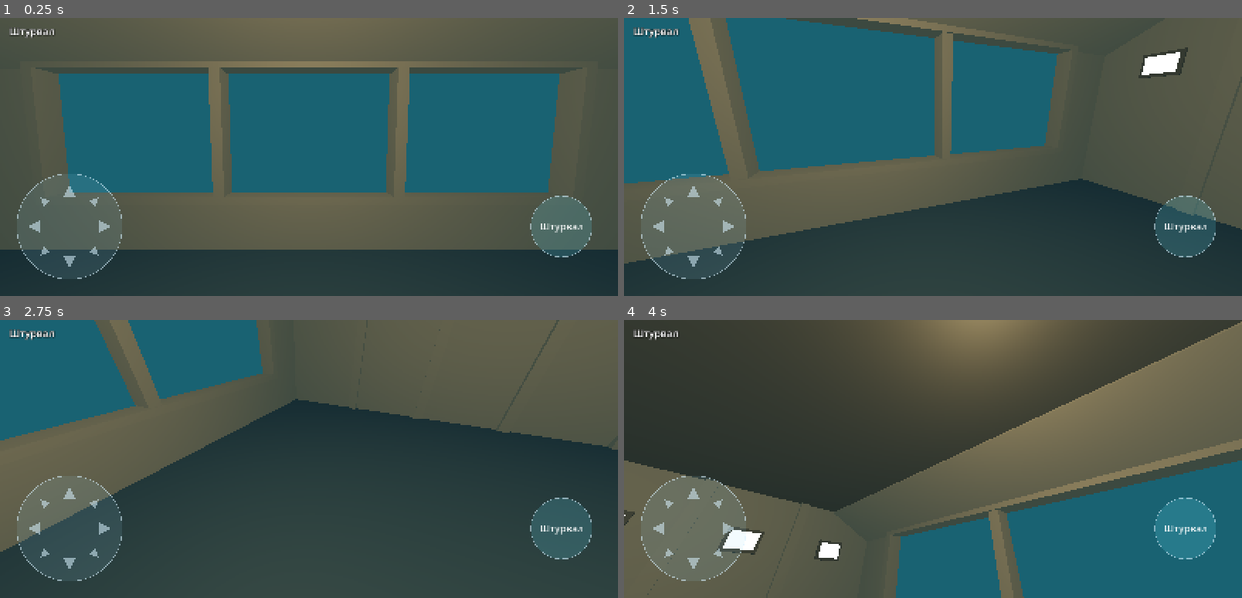
Above: before the commit, frames 1-4 (two rows, left to right).
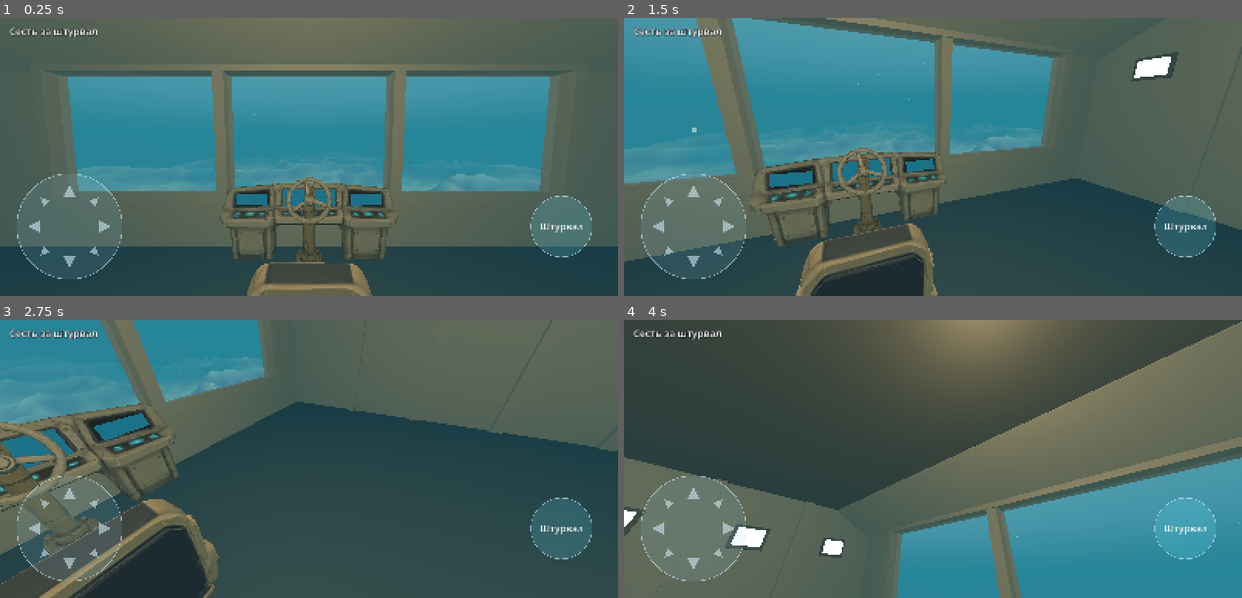
Above: after the commit, the same moments.

Repository: garrimajo5/DeepDive
Game: Godot game, scene res://scenes/main.tscn
Same seed, same stepped clock (60 frames per second), same inputs: the game is played once before the commit and once after it.
Inputs (mouse positions are in pixels of both pictures, inside the frame that each line leads up to):
- Up to frame 1 (0.25 s): no input
- Up to frame 2 (1.5 s): tap Enter at 0.5 s; move the mouse to (1068, 143) at 0.52 s; click (1068, 143) at 0.67 s; tap Space at 1.25 s; drag from (809, 170) to (902, 212) at 1.27 s
- Up to frame 3 (2.75 s): tap Enter at 2 s; move the mouse to (370, 397) at 2.02 s; click (370, 397) at 2.17 s
- Up to frame 4 (4 s): tap Space at 2.75 s; drag from (902, 514) to (747, 417) at 2.77 s; tap Enter at 3.5 s; move the mouse to (1118, 500) at 3.52 s; click (1118, 500) at 3.67 s

The runs differ from the first frame. In frame 1, 38% of the frame differs, in the area x 0-100%, y 3-100%; in frame 2, 37%; in frame 3, 20%; in frame 4, 22%.

Commit message:
Проба: модели на мостике, штурвал, ход корабля и отмель
Модели MOD-001…004 прямо из GLB, пост «Сесть за штурвал» (ход, поворот, всплыть/вниз,
колесо крутится, «Встать» за креслом), отмель за окном: дно как в браузере, лёд, морской
снег, туман и свет по глубине. Слои света: отмель и корабль изнутри.

Co-Authored-By: Claude Opus 5.5 <noreply@anthropic.com>
Claude-Session: https://claude.ai/code/session_01S9qQDZKo2kpR8atq12Q23F

Diff:
--- /dev/null
+++ b/scripts/core/bridge_props.gd
@@ -0,0 +1,71 @@
+class_name BridgeProps
+## Модели художника на мостике (MOD-001…004, Meshy по ART-002, GLB в models/): кресло пилота, корпус голостола,
+## стойка и колесо штурвала, пульт пилота с тремя экранами. Опорная точка — центр основания на полу;
+## у колеса — центр ступицы, лицом к пилоту (+Z). Места — как в pogrujenie (`Core/BridgeProps.cs`), x тот же (модели на оси).
+
+const WHEEL := "shturval-koleso"
+const STAND := "shturval-stoyka"
+const CHAIR := "kreslo-pilota"
+const TABLE := "golostol-korpus"
+const CONSOLE := "pult-pilota"
+const SCREENS := "pult-ekrany"
+
+## Штурвал: центр колеса и наклон к пилоту (градусы вокруг x), чтобы из кресла был виден обод.
+const WHEEL_Y := 0.95
+const WHEEL_Z := -5.25
+const WHEEL_TILT := -20.0
+## Колесо поворачивается вслед за штурвалом: градусов на единицу поворота (Helm.Ship.turn −1…1).
+const WHEEL_TURN_DEG := 80.0
+## Вал стойки в модели: высота оси и передний торец (м, до масштаба); полутолщина колеса.
+const SHAFT_Y := 0.7125
+const SHAFT_FRONT := 0.137
+const WHEEL_HALF_DEPTH := 0.083
+const STAND_SCALE_Y := WHEEL_Y / SHAFT_Y
+const STAND_Z := WHEEL_Z - WHEEL_HALF_DEPTH - SHAFT_FRONT
+
+const CHAIR_Z := -3.95
+const TABLE_Z := -1.2
+
+## Пульт MOD-004: 2,5 × 1,42 × 0,65 м вплотную к носовой стене. Окно в игре начинается с 0,8 м, поэтому пульт ниже
+## концепта (×0,74), а по глубине ужат (×0,75), чтобы не задевать колесо; стойка штурвала — в проёме между тумбами.
+const CONSOLE_H := 1.42
+const CONSOLE_D := 0.65
+const CONSOLE_SY := 0.74
+const CONSOLE_SZ := 0.75
+const CONSOLE_Z := Deck.NOSE_INNER + CONSOLE_D * CONSOLE_SZ / 2.0
+const CONSOLE_FRONT := Deck.NOSE_INNER + CONSOLE_D * CONSOLE_SZ
+const CONSOLE_TOP := CONSOLE_H * CONSOLE_SY
+## Экраны пульта светятся ровным голубым, пока на них ничего не рисуем.
+const SCREEN_GLOW := Color(0.06, 0.26, 0.32)
+
+
+## Модель на мостике: имя файла в models/, подпись, место и масштаб.
+class Prop:
+	var model: String
+	var label: String
+	var pos: Vector3
+	var scale: Vector3
+
+	func _init(m: String, l: String, p: Vector3, s: Vector3 = Vector3.ONE) -> void:
+		model = m
+		label = l
+		pos = p
+		scale = s
+
+	func path() -> String:
+		return "res://models/%s.glb" % model
+
+
+## Неподвижные модели (колесо ставится отдельно на узел штурвала).
+static func fixed() -> Array[Prop]:
+	return [
+		Prop.new(CHAIR, "Кресло пилота", Vector3(0, 0, CHAIR_Z)),
+		Prop.new(TABLE, "Голостол сонара", Vector3(0, 0, TABLE_Z)),
+		Prop.new(STAND, "Стойка штурвала", Vector3(0, 0, STAND_Z), Vector3(1, STAND_SCALE_Y, 1)),
+		Prop.new(CONSOLE, "Пульт пилота", Vector3(0, 0, CONSOLE_Z), Vector3(1, CONSOLE_SY, CONSOLE_SZ)),
+		Prop.new(SCREENS, "Экраны пульта", Vector3(0, 0, CONSOLE_Z), Vector3(1, CONSOLE_SY, CONSOLE_SZ)),
+	]
+
+
+static func wheel() -> Prop:
+	return Prop.new(WHEEL, "Колесо штурвала", Vector3(0, WHEEL_Y, WHEEL_Z))
--- a/scripts/core/deck.gd
+++ b/scripts/core/deck.gd
@@ -7,9 +7,18 @@
 const BRIDGE_MAX := Vector2(5.0, 2.0)
 const CEILING := 3.2
 const NOSE_INNER := -5.9
+## Пилот в кресле: глаз над сиденьем, взгляд прямо на нос (в кадре рама окна и штурвал).
+const SEAT_Z := -4.3
+const SEAT_EYE := 1.62
+## Встав из кресла, игрок оказывается за ним, лицом к носу, как на старте (замечание тестера в pogrujenie).
+const STAND_Z := -3.0
+## Угол обзора по вертикали, как в браузере (js/game.js): 72° в альбомной.
+const FOV := 72.0
 
-## Препятствия на полу мостика: центр (x, z) и радиус. Голостол сонара — круг ~1,2 м.
-const OBSTACLES: Array = [[Vector2(0.0, -1.2), 0.75]]
+## Препятствия на полу мостика: центр (x, z) и радиус. Голостол сонара (Ø 2,2 м внизу, сужается кверху) и кресло пилота.
+const OBSTACLES: Array = [[Vector2(0.0, -1.2), 0.75], [Vector2(0.0, -3.95), 0.4]]
+## Пульт пилота со штурвалом у носовой стены: x −1,3…1,3, от стены до z −5,1 (колесо на z −5,25).
+const CONSOLE_RECT := Rect2(-1.3, -6.0, 2.6, 0.9)
 
 
 ## Пост кнопки действия: точка на полу, радиус, подпись.
@@ -34,12 +43,14 @@
 	for o in OBSTACLES:
 		if Vector2(x, z).distance_to(o[0]) < float(o[1]) + radius:
 			return false
+	if CONSOLE_RECT.grow(radius).has_point(Vector2(x, z)):
+		return false
 	return true
 
 
-## Посты мостика. Штурвал: стоя у кресла пилота.
+## Посты мостика. Штурвал: подойти к креслу пилота.
 static func posts() -> Array[Post]:
-	return [Post.new("helm", Vector2(0.0, -3.6), 1.0, "Штурвал")]
+	return [Post.new("helm", Vector2(0.0, SEAT_Z), 1.7, "Сесть за штурвал")]
 
 
 ## Ближайший пост, в радиус которого попал игрок, или null.
@@ -64,14 +75,14 @@
 	const LOOK_SENS := 0.0055  ## радиан на «точку» экрана (1/160 дюйма), как в браузере
 
 	var x := 0.0
-	var z := -3.0
+	var z := STAND_Z
 	var yaw := 0.0
 	var pitch := -0.08
 	var stand: Callable = Deck.can_stand
 
 	func reset() -> void:
 		x = 0.0
-		z = -3.0
+		z = STAND_Z
 		yaw = 0.0
 		pitch = -0.08
 
@@ -96,3 +107,23 @@
 	func look(d: Vector2) -> void:
 		yaw = wrapf(yaw - d.x * LOOK_SENS, -PI, PI)
 		pitch = clampf(pitch - d.y * LOOK_SENS, -MAX_PITCH, MAX_PITCH)
+
+
+## Кто за штурвалом. Сесть — взгляд прямо на нос; встать — за креслом, лицом к носу.
+class Pilot:
+	var seated := false
+
+	func sit(w: Walker) -> void:
+		seated = true
+		w.yaw = 0.0
+		w.pitch = 0.0
+
+	func stand(w: Walker) -> void:
+		seated = false
+		w.reset()
+
+	## Глаз игрока в осях корабля.
+	func eye(w: Walker) -> Vector3:
+		if seated:
+			return Vector3(0.0, SEAT_EYE, SEAT_Z)
+		return Vector3(w.x, Walker.EYE, w.z)
--- a/scripts/game/bridge_view.gd
+++ b/scripts/game/bridge_view.gd
@@ -1,16 +1,34 @@
 class_name BridgeView
 extends Node3D
-## Рисует оболочку мостика из BridgePlan: все бруски одной краски — одна поверхность меша,
-## на весь мостик один MeshInstance3D (5 поверхностей, 5 вызовов отрисовки). Плафоны светятся.
+## Рисует мостик: оболочку из BridgePlan (бруски одной краски — одна поверхность меша, на всю оболочку
+## один MeshInstance3D), стекло носового окна и модели художника из BridgeProps (GLB прямо из models/).
+## Всё на слое корабля: свет сквозь лёд его не освещает, только плафоны.
 
 var mesh_instance: MeshInstance3D
+var props := {}        ## имя модели → узел
+var wheel_mount: Node3D  ## узел штурвала (наклон к пилоту), колесо — его дочерняя модель
+var wheel: Node3D
 
 
 func _ready() -> void:
 	mesh_instance = MeshInstance3D.new()
 	mesh_instance.name = "Оболочка"
 	mesh_instance.mesh = build_mesh()
+	mesh_instance.layers = OceanView.LAYER_SHIP
 	add_child(mesh_instance)
+	_add_glass()
+	for p in BridgeProps.fixed():
+		props[p.model] = _add_model(p, self)
+	wheel_mount = Node3D.new()
+	wheel_mount.name = "Штурвал"
+	wheel_mount.position = BridgeProps.wheel().pos
+	wheel_mount.rotation_degrees.x = BridgeProps.WHEEL_TILT
+	add_child(wheel_mount)
+	var wp := BridgeProps.wheel()
+	wp.pos = Vector3.ZERO
+	wheel = _add_model(wp, wheel_mount)
+	props[BridgeProps.WHEEL] = wheel
+	_light_screens(props[BridgeProps.SCREENS])
 	# тёплый свет плафонов: две лампы под потолком вдоль мостика
 	for z in [-3.5, 0.0]:
 		var l := OmniLight3D.new()
@@ -18,7 +36,55 @@
 		l.light_energy = 0.9
 		l.omni_range = 7.5
 		l.position = Vector3(0, 2.8, z)
+		l.light_cull_mask = OceanView.LAYER_SHIP
 		add_child(l)
+
+
+## Поворот колеса вслед за штурвалом: turn −1…1 (вправо — по часовой, если смотреть из кресла).
+func set_wheel_turn(turn: float) -> void:
+	if wheel:
+		wheel.rotation_degrees.z = -turn * BridgeProps.WHEEL_TURN_DEG
+
+
+func _add_model(p: BridgeProps.Prop, parent: Node3D) -> Node3D:
+	var scene: PackedScene = load(p.path())
+	var n: Node3D = scene.instantiate()
+	n.name = p.label
+	n.position = p.pos
+	n.scale = p.scale
+	parent.add_child(n)
+	for mi in n.find_children("*", "MeshInstance3D", true, false):
+		(mi as MeshInstance3D).layers = OceanView.LAYER_SHIP
+	return n
+
+
+## Экраны пульта светятся ровным голубым (пока на них ничего не рисуем).
+func _light_screens(n: Node3D) -> void:
+	var m := StandardMaterial3D.new()
+	m.albedo_color = BridgeProps.SCREEN_GLOW
+	m.emission_enabled = true
+	m.emission = BridgeProps.SCREEN_GLOW
+	m.emission_energy_multiplier = 1.1
+	for mi in n.find_children("*", "MeshInstance3D", true, false):
+		(mi as MeshInstance3D).material_override = m
+
+
+## Стекло носового окна: едва заметный бирюзовый отлив, чтобы было видно, что окно застеклено.
+func _add_glass() -> void:
+	var g := MeshInstance3D.new()
+	g.name = "Стекло окна"
+	var q := QuadMesh.new()
+	q.size = Vector2(2 * BridgePlan.WINDOW_HALF, BridgePlan.WINDOW_TOP - BridgePlan.WINDOW_BOTTOM)
+	g.mesh = q
+	var m := StandardMaterial3D.new()
+	m.albedo_color = Color(0.6, 0.85, 0.9, 0.07)
+	m.transparency = BaseMaterial3D.TRANSPARENCY_ALPHA
+	m.shading_mode = BaseMaterial3D.SHADING_MODE_UNSHADED
+	m.cull_mode = BaseMaterial3D.CULL_DISABLED
+	g.material_override = m
+	g.position = Vector3(0, (BridgePlan.WINDOW_TOP + BridgePlan.WINDOW_BOTTOM) / 2.0, BridgePlan.NOSE_INNER - 0.05)
+	g.layers = OceanView.LAYER_SHIP
+	add_child(g)
 
 
 static func build_mesh() -> ArrayMesh:
--- a/scripts/game/main.gd
+++ b/scripts/game/main.gd
@@ -1,9 +1,15 @@
 class_name Main
 extends Node3D
-## Сцена собирается из кода: мостик «Ковчега-7», игрок на палубе, экранное управление.
+## Сцена собирается из кода: отмель, корабль с мостиком, игрок на палубе или за штурвалом, экранное управление.
+## Мир неподвижен, корабль (узел «Корабль») движется по Helm.Ship; камера — глаза игрока в осях корабля.
 
 var walker := Deck.Walker.new()
+var pilot := Deck.Pilot.new()
 var posts: Array[Deck.Post] = Deck.posts()
+var helm := Helm.Ship.new()
+var current := Helm.SeaCurrent.new()
+
+var ocean: OceanView
 var ship: Node3D            ## корабль: всё, что движется вместе с ним
 var bridge: BridgeView
 var camera: Camera3D
@@ -14,6 +20,10 @@
 
 func _ready() -> void:
 	_build_world()
+	ocean = OceanView.new()
+	ocean.name = "Отмель"
+	add_child(ocean)
+	helm.ground = Seabed.height
 	ship = Node3D.new()
 	ship.name = "Корабль"
 	add_child(ship)
@@ -22,7 +32,7 @@
 	ship.add_child(bridge)
 	camera = Camera3D.new()
 	camera.name = "Глаза"
-	camera.fov = 70.0
+	camera.fov = Deck.FOV
 	camera.near = 0.05
 	camera.far = 400.0
 	ship.add_child(camera)
@@ -39,16 +49,14 @@
 	overlay = TouchOverlay.new()
 	overlay.name = "Управление"
 	ui.add_child(overlay)
+	_place_ship()
 	_place_camera()
 
 
 func _build_world() -> void:
 	env = Environment.new()
 	env.background_mode = Environment.BG_COLOR
-	env.background_color = Seabed.Water.fog_color(20.0)
 	env.ambient_light_source = Environment.AMBIENT_SOURCE_COLOR
-	env.ambient_light_color = Color(0.55, 0.7, 0.75)
-	env.ambient_light_energy = 0.6
 	env.tonemap_mode = Environment.TONE_MAPPER_FILMIC
 	var we := WorldEnvironment.new()
 	we.environment = env
@@ -56,16 +64,82 @@
 
 
 func _process(dt: float) -> void:
+	step(dt)
+
+
+## Один шаг игры: ввод, игрок, корабль, вода. Вынесен из _process для тестов.
+func step(dt: float) -> void:
 	var r := overlay.router
-	walker.look(overlay.look_points())
-	walker.walk(Vector2(r.move), dt)
-	var post := Deck.nearest(posts, walker.x, walker.z)
-	overlay.set_action_label(post.label if post else "")
-	hint.text = post.label if post else ""
+	if pilot.seated:
+		helm.in_thrust = r.move.y
+		helm.in_turn = r.move.x
+		helm.in_vert = r.vert()
+		walker.look(overlay.look_points())
+		if r.action_pressed:
+			stand_up()
+	else:
+		helm.in_thrust = 0.0
+		helm.in_turn = 0.0
+		helm.in_vert = 0.0
+		walker.look(overlay.look_points())
+		walker.walk(Vector2(r.move), dt)
+		var post := Deck.nearest(posts, walker.x, walker.z)
+		if post and r.action_pressed and post.id == "helm":
+			sit_at_helm()
+	current.update(dt)
+	helm.update(dt, 1.0, current.vel())
+	_place_ship()
 	_place_camera()
+	_update_ui()
 	r.end_frame()
 
 
+func sit_at_helm() -> void:
+	pilot.sit(walker)
+	overlay.set_pilot(true)
+
+
+func stand_up() -> void:
+	pilot.stand(walker)
+	overlay.set_pilot(false)
+
+
+func _place_ship() -> void:
+	ship.position = helm.pos
+	ship.rotation = Vector3(0.0, helm.yaw, 0.0)
+	bridge.set_wheel_turn(helm.turn)
+	ocean.apply_water(env, helm.depth(), helm.pos)
+
+
 func _place_camera() -> void:
-	camera.position = Vector3(walker.x, Deck.Walker.EYE, walker.z)
+	camera.position = pilot.eye(walker)
 	camera.rotation = Vector3(walker.pitch, walker.yaw, 0.0)
+
+
+func _update_ui() -> void:
+	if pilot.seated:
+		overlay.set_action_label("Встать")
+		var below := helm.pos.y - Seabed.height(helm.pos.x, helm.pos.z)
+		hint.text = "За штурвалом · глубина %d м · ход %.1f м/с · до дна %d м" % [roundi(helm.depth()), helm.speed, roundi(below)]
+	else:
+		var post := Deck.nearest(posts, walker.x, walker.z)
+		overlay.set_action_label("Штурвал" if post else "")
+		hint.text = post.label if post else "Мостик · глубина %d м" % roundi(helm.depth())
+
+
+## Для tools/shot.gd: сесть за штурвал и провести корабль перед снимком (ключи pilot, thrust, turn, vert, secs).
+func debug_setup(kv: Dictionary) -> void:
+	if kv.get("pilot", "0") == "1":
+		sit_at_helm()
+	if kv.has("secs"):
+		var secs := float(kv["secs"])
+		var dt := 1.0 / 30.0
+		for i in int(secs / dt):
+			helm.in_thrust = float(kv.get("thrust", "0"))
+			helm.in_turn = float(kv.get("turn", "0"))
+			helm.in_vert = float(kv.get("vert", "0"))
+			current.update(dt)
+			helm.update(dt, 1.0, current.vel())
+		_place_ship()
+		_place_camera()
+		_update_ui()
--- /dev/null
+++ b/scripts/game/ocean_view.gd
@@ -0,0 +1,101 @@
+class_name OceanView
+extends Node3D
+## Отмель за бортом: дно (один меш с цветом вершин), лёд над головой, свет сквозь лёд, морской снег
+## и вода по глубине (туман и рассеянный свет, как updateEnv в js/game.js). Мир неподвижен, движется корабль.
+
+const LAYER_WORLD := 1   ## слой отмели: её освещает свет сквозь лёд
+const LAYER_SHIP := 2    ## слой корабля изнутри: только свои лампы
+
+var seabed: MeshInstance3D
+var ice: MeshInstance3D
+var sun: DirectionalLight3D
+var snow: CPUParticles3D
+
+
+func _ready() -> void:
+	seabed = MeshInstance3D.new()
+	seabed.name = "Дно"
+	var mesh := ArrayMesh.new()
+	mesh.add_surface_from_arrays(Mesh.PRIMITIVE_TRIANGLES, Seabed.build_arrays())
+	var m := StandardMaterial3D.new()
+	m.vertex_color_use_as_albedo = true
+	m.roughness = 0.95
+	mesh.surface_set_material(0, m)
+	seabed.mesh = mesh
+	seabed.layers = LAYER_WORLD
+	add_child(seabed)
+
+	# лёд: плоскость на y = 0 лицом вниз, светится рассеянным светом сверху
+	ice = MeshInstance3D.new()
+	ice.name = "Лёд"
+	var q := PlaneMesh.new()
+	q.size = Vector2(Seabed.SIZE, Seabed.SIZE)
+	q.flip_faces = true
+	ice.mesh = q
+	var im := StandardMaterial3D.new()
+	im.albedo_color = Color("86BCCB")
+	im.emission_enabled = true
+	im.emission = Color("9AD9E8")
+	im.emission_energy_multiplier = 0.35
+	im.roughness = 0.4
+	ice.material_override = im
+	ice.position.y = Seabed.ICE_Y
+	ice.layers = LAYER_WORLD
+	add_child(ice)
+
+	sun = DirectionalLight3D.new()
+	sun.name = "Свет сквозь лёд"
+	sun.rotation_degrees = Vector3(-70, 20, 0)
+	sun.light_color = Color("9AD9E8")
+	sun.light_cull_mask = LAYER_WORLD
+	add_child(sun)
+
+	snow = _make_snow()
+	add_child(snow)
+
+
+## Морской снег: медленные светлые точки вокруг корабля; частицы в мировых координатах,
+## поэтому при ходе корабль проплывает сквозь них — так видно движение.
+func _make_snow() -> CPUParticles3D:
+	var p := CPUParticles3D.new()
+	p.name = "Морской снег"
+	p.amount = 420
+	p.lifetime = 14.0
+	p.preprocess = 14.0
+	p.local_coords = false
+	p.emission_shape = CPUParticles3D.EMISSION_SHAPE_BOX
+	p.emission_box_extents = Vector3(28, 14, 28)
+	p.direction = Vector3(0, -1, 0)
+	p.spread = 25.0
+	p.gravity = Vector3.ZERO
+	p.initial_velocity_min = 0.05
+	p.initial_velocity_max = 0.25
+	p.scale_amount_min = 0.5
+	p.scale_amount_max = 1.2
+	var mesh := QuadMesh.new()
+	mesh.size = Vector2(0.06, 0.06)
+	var mat := StandardMaterial3D.new()
+	mat.shading_mode = BaseMaterial3D.SHADING_MODE_UNSHADED
+	mat.billboard_mode = BaseMaterial3D.BILLBOARD_ENABLED
+	mat.albedo_color = Color(0.85, 0.95, 1.0, 0.55)
+	mat.transparency = BaseMaterial3D.TRANSPARENCY_ALPHA
+	mesh.material = mat
+	p.mesh = mesh
+	p.layers = LAYER_WORLD
+	return p
+
+
+## Вода по глубине: цвет и плотность тумана, рассеянный свет, свет сквозь лёд. around — где корабль.
+func apply_water(env: Environment, depth: float, around: Vector3) -> void:
+	var fog := Seabed.Water.fog_color(depth)
+	env.background_color = fog
+	env.fog_enabled = true
+	env.fog_mode = Environment.FOG_MODE_EXPONENTIAL
+	env.fog_light_color = fog
+	env.fog_light_energy = 1.0
+	env.fog_density = Seabed.Water.fog_density(depth) * 0.9
+	env.fog_sky_affect = 0.0
+	env.ambient_light_color = Color(0.55, 0.75, 0.8)
+	env.ambient_light_energy = Seabed.Water.ambient(depth) * 0.7
+	sun.light_energy = Seabed.Water.sun(depth) * 1.2
+	snow.position = around
--- a/tests/test_deck.gd
+++ b/tests/test_deck.gd
@@ -7,13 +7,17 @@
 	ok(not Deck.can_stand(4.9, 0), "у правого борта не пройти")
 	ok(not Deck.can_stand(0, -5.9), "у носовой стены не пройти")
 	ok(not Deck.can_stand(0, -1.2), "сквозь голостол не пройти")
+	ok(not Deck.can_stand(0, -3.95), "сквозь кресло не пройти")
+	ok(not Deck.can_stand(0.5, -5.3), "в пульт не войти")
+	ok(Deck.can_stand(2.5, -5.4), "у окна сбоку от пульта можно стоять")
 
 
 func test_walk_forward_to_nose() -> void:
 	var w := Deck.Walker.new()
+	w.x = 3.0
 	for i in 600:
 		w.walk(Vector2(0, 1), 1.0 / 60.0)
-	near(w.x, 0.0, 1e-6, "по оси")
+	near(w.x, 3.0, 1e-6, "по прямой")
 	near(w.z, -6.0 + Deck.Walker.RADIUS, 0.05, "упёрлись в носовую стену")
 
 
@@ -40,7 +44,24 @@
 
 func test_helm_post_near_chair() -> void:
 	var posts := Deck.posts()
-	var p := Deck.nearest(posts, 0, -3.5)
+	var p := Deck.nearest(posts, 0, Deck.STAND_Z)
 	ok(p != null and p.id == "helm", "у кресла — штурвал")
 	ok(Deck.nearest(posts, 0, 1.5) == null, "у люка поста нет")
-	ok(Deck.can_stand(p.at.x, p.at.y), "к посту можно подойти")
+	ok(Deck.can_stand(p.at.x, p.at.y + p.r * 0.8), "к посту можно подойти")
+	eq(p.label, "Сесть за штурвал", "подпись")
+
+
+func test_sit_and_stand_behind_chair() -> void:
+	var w := Deck.Walker.new()
+	var pilot := Deck.Pilot.new()
+	w.x = 1.0
+	w.yaw = 2.0
+	pilot.sit(w)
+	ok(pilot.seated, "сели")
+	eq(pilot.eye(w), Vector3(0, Deck.SEAT_EYE, Deck.SEAT_Z), "глаз над креслом")
+	near(w.yaw, 0.0, 1e-9, "лицом к носу")
+	pilot.stand(w)
+	ok(not pilot.seated, "встали")
+	ok(w.z > BridgeProps.CHAIR_Z + 0.5, "за креслом (ближе к корме)")
+	near(w.x, 0.0, 1e-9, "по оси мостика")
+	near(w.yaw, 0.0, 1e-9, "лицом к носу")
--- a/tests/test_main_scene.gd
+++ b/tests/test_main_scene.gd
@@ -41,9 +41,64 @@
 
 func test_action_label_at_helm() -> void:
 	main.walker.x = 0.0
-	main.walker.z = -3.6
+	main.walker.z = Deck.STAND_Z
 	await frames(1)
 	eq(main.overlay.action_label, "Штурвал", "у кресла кнопка — штурвал")
 	main.walker.z = 1.0
 	await frames(1)
 	eq(main.overlay.action_label, "", "у люка кнопка пустая")
+
+
+func test_models_on_bridge() -> void:
+	for name in [BridgeProps.CHAIR, BridgeProps.TABLE, BridgeProps.STAND, BridgeProps.CONSOLE, BridgeProps.SCREENS, BridgeProps.WHEEL]:
+		var n: Node3D = main.bridge.props.get(name)
+		if not ok(n != null, "модель %s на мостике" % name):
+			continue
+		ok(not n.find_children("*", "MeshInstance3D", true, false).is_empty(), "у %s есть меш" % name)
+	near(main.bridge.wheel.global_position.distance_to(main.ship.to_global(Vector3(0, BridgeProps.WHEEL_Y, BridgeProps.WHEEL_Z))), 0.0, 1e-3, "колесо на месте")
+
+
+func test_sit_drive_and_stand() -> void:
+	var r := main.overlay.router
+	main.walker.z = Deck.STAND_Z
+	r.begin(1, r.layout.action.c)
+	r.end(1)
+	await frames(1)
+	ok(main.pilot.seated, "сели за штурвал")
+	ok(r.pilot_buttons, "кнопки пилота включены")
+	near(main.camera.position.z, Deck.SEAT_Z, 1e-4, "глаза над креслом")
+	var z0 := main.helm.pos.z
+	r.begin(2, r.layout.pad.c + Vector2(r.layout.pad.r * 0.5, -r.layout.pad.r * 0.5))
+	for i in 120:  # 4 с игры с ровным шагом: в headless кадры идут без пауз
+		main.step(1.0 / 30.0)
+	r.end(2)
+	ok(main.helm.pos.z < z0 - 0.5, "корабль пошёл к носу")
+	ok(main.helm.yaw < 0.0, "и повернул вправо")
+	ok(main.bridge.wheel.rotation_degrees.z < 0.0, "колесо повернулось")
+	near(main.ship.position.z, main.helm.pos.z, 1e-4, "корабль в сцене там же, где в расчёте")
+	r.begin(3, r.layout.action.c)
+	r.end(3)
+	await frames(1)
+	ok(not main.pilot.seated, "встали")
+	ok(not r.pilot_buttons, "кнопки пилота скрыты")
+	ok(main.walker.z > BridgeProps.CHAIR_Z, "за креслом")
+
+
+func test_walking_does_not_move_ship() -> void:
+	var r := main.overlay.router
+	main.walker.z = 1.0
+	var p0 := main.helm.pos
+	r.begin(1, r.layout.pad.c + Vector2(0, -r.layout.pad.r * 0.7))
+	await frames(30)
+	r.end(1)
+	ok(main.helm.pos.distance_to(p0) < 1.0, "ходьба по мостику не двигает корабль (только течение)")
+
+
+func test_water_darkens_with_depth() -> void:
+	main.helm.pos.y = -10.0
+	await frames(1)
+	var c1 := main.env.background_color
+	main.helm.pos.y = -90.0
+	await frames(1)
+	ok(main.env.background_color.v < c1.v, "в глубине вода темнее")
+	ok(main.env.fog_enabled, "туман включён")
--- a/tools/shot.gd
+++ b/tools/shot.gd
@@ -35,5 +35,7 @@
 	await RenderingServer.frame_post_draw
 	var img := root.get_texture().get_image()
 	img.save_png(out)
-	print("SHOT ", out, " ", img.get_size())
+	print("SHOT ", out, " ", img.get_size(), " вызовов отрисовки: ",
+		Performance.get_monitor(Performance.RENDER_TOTAL_DRAW_CALLS_IN_FRAME),
+		", примитивов: ", Performance.get_monitor(Performance.RENDER_TOTAL_PRIMITIVES_IN_FRAME))
 	quit(0)
Not shown, added: scripts/core/bridge_props.gd.uid
Not shown, removed: scripts/core/noise.gd.uid
Not shown, added: scripts/game/ocean_view.gd.uid
Not shown, changed: .github/workflows/godot.yml
Not shown, changed: CHANGELOG.md
Not shown, changed: CLAUDE.md
Not shown, changed: ROADMAP.md
